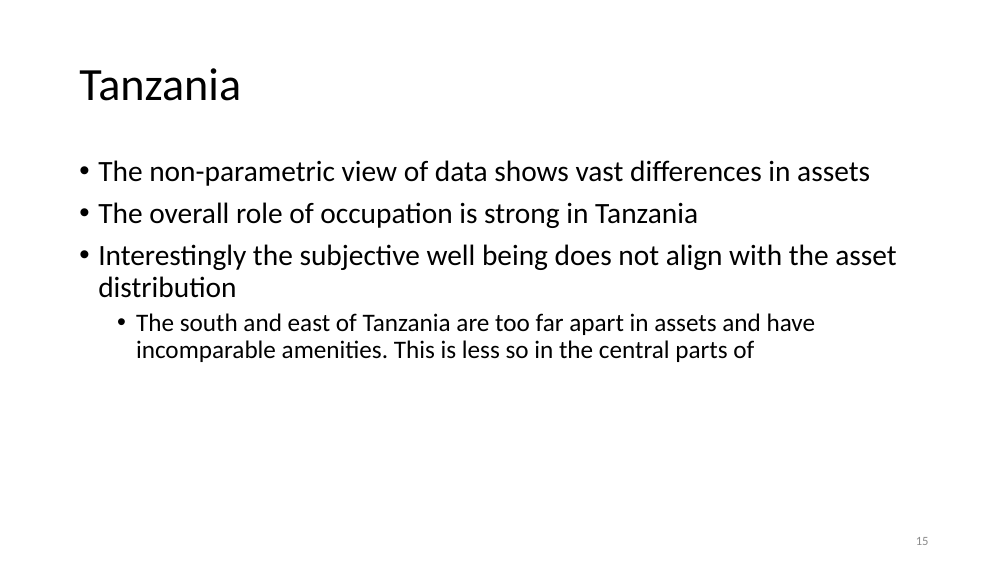
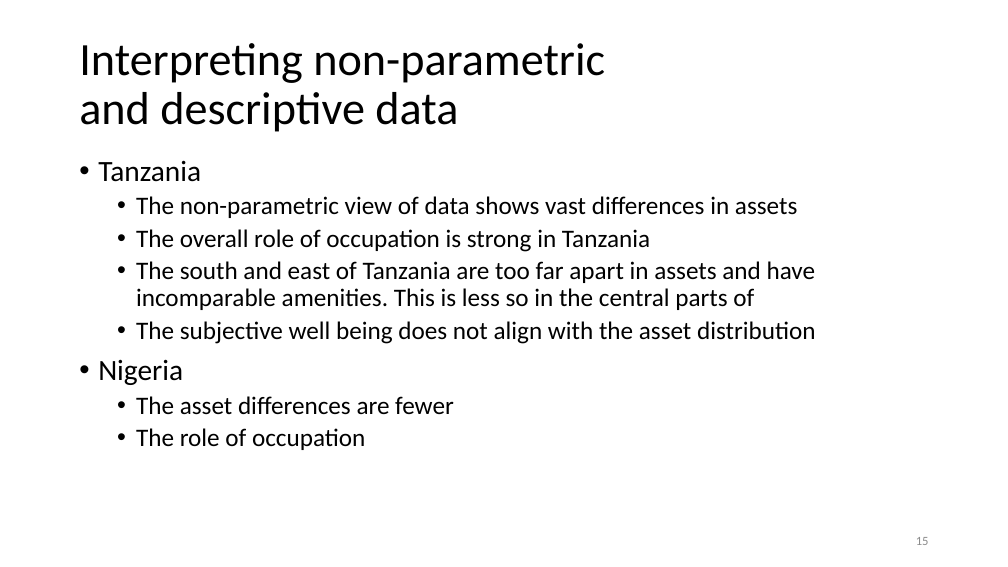
Before and after one commit to anuragr81/research, a slide deck: slide 15 of consumption/presentationOct2021.pptx. Drawn at 1008x567 pixels with LibreOffice and Linux fonts; fonts in the diff are those of the drawing; background and template pictures are left out. Boxes give left, top, right and bottom in pixels: in the first picture for what was removed or moved away, otherwise in the second. Text is boxed around its words. In the diff, an @@ line names an element or a change of style, - is before the commit and + after.

```diff
--- a/consumption/presentationOct2021.pptx
+++ b/consumption/presentationOct2021.pptx
@@ title at box(79, 43, 605, 132): text changed @@
-Tanzania
+Interpreting non-parametric and descriptive data
@@ text at box(98, 160, 201, 182): paragraph added @@
+• Tanzania
@@ text at box(136, 196, 797, 252): size 21 to 18 pt in "The non-parametric view of data shows vast ...", "The overall role of occupation is strong ..."; list level 1 to 2 in "The non-parametric view of data ..."; list level 1 to 2 in "The overall role of occupation ..." @@
@@ text at box(98, 244, 896, 298): paragraph removed @@
-• Interestingly the subjective well being does not align with the asset distribution
@@ text at box(98, 321, 816, 450): paragraphs added @@
+  • The subjective well being does not align with the asset distribution
+• Nigeria
+  • The asset differences are fewer
+  • The role of occupation
```
Also in this commit, not shown: 2 other slides changed, 3 slides added, 1 slide removed, 2 other files.
